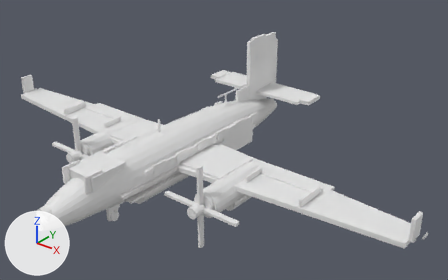
One commit to the glTF model game/Airside/Assets/Airside/Art/Models/Aircraft/mdl_regional_turboprop_01_authored_v01.gltf: the scene before it, then after it.
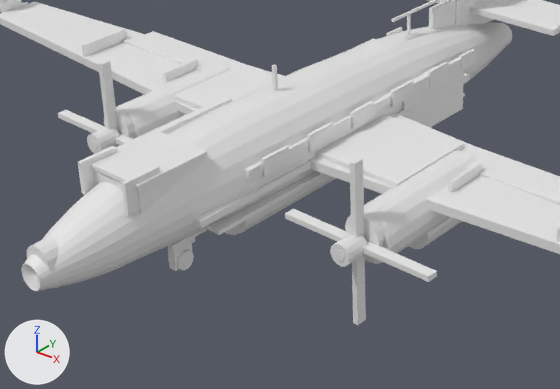
Each version is shown whole from a camera (50 mm lens) standing at (11.38, -12.51, 9.38) and looking at (1.12, 0.32, 1.43), then close up on the part from 5% to 67% of the width and 31% to 100% of the height. The lights are fixed; the arrows at lower left show +X, +Y and +Z. The older version's two pictures come first. Vertices at exactly the same position are counted once.

The scene before the commit, as lines of its bpy script (objects in view):
```python
me_engine_left = bpy.data.meshes.new('engine_left')
me_engine_left.from_pydata(...)  # a 16-sided cylinder along y spanning x -2.78..-2.02, y -2.05..0.05, z 0.47..1.23
me_propeller_left = bpy.data.meshes.new('propeller_left')
me_propeller_left.from_pydata(...)  # a box spanning x -2.44..-2.36, y -2.33..-2.17, z -0.35..2.05
me_propeller_left_b = bpy.data.meshes.new('propeller_left_b')
me_propeller_left_b.from_pydata(...)  # a box spanning x -3.6..-1.2, y -2.33..-2.17, z 0.81..0.89
me_propeller_right = bpy.data.meshes.new('propeller_right')
me_propeller_right.from_pydata(...)  # a box spanning x 2.36..2.44, y -2.33..-2.17, z -0.35..2.05
me_propeller_right_b = bpy.data.meshes.new('propeller_right_b')
me_propeller_right_b.from_pydata(...)  # a box spanning x 1.2..3.6, y -2.33..-2.17, z 0.81..0.89
ob_engine_left = bpy.data.objects.new('engine_left', me_engine_left)
ob_engine_left.location = (0.0, 0.0, 0.0)
ob_propeller_left = bpy.data.objects.new('propeller_left', me_propeller_left)
ob_propeller_left.location = (0.0, 0.0, 0.0)
ob_propeller_left_b = bpy.data.objects.new('propeller_left_b', me_propeller_left_b)
ob_propeller_left_b.location = (0.0, 0.0, 0.0)
ob_propeller_right = bpy.data.objects.new('propeller_right', me_propeller_right)
ob_propeller_right.location = (0.0, 0.0, 0.0)
ob_propeller_right_b = bpy.data.objects.new('propeller_right_b', me_propeller_right_b)
ob_propeller_right_b.location = (0.0, 0.0, 0.0)
# also in view: 'fuselage' at (0.0, -0.5, 1.18); 'wing_right' at (4.0, -0.4, 1.05); 'cockpit' at (0.0, -3.55, 1.55); 'cargo_door' at (0.72, 1.5, 1.0); 'tail_fin' at (0.0, 3.7, 2.45)
```
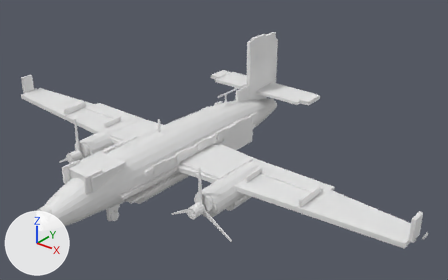
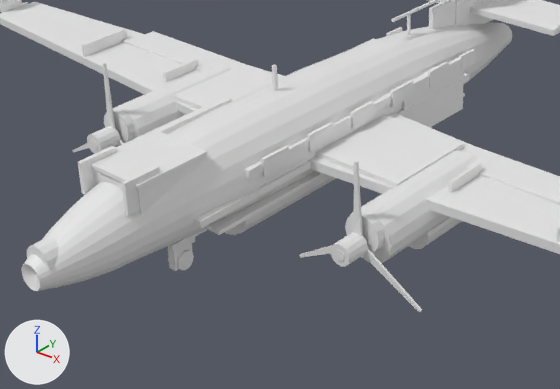
Pixel boxes [x1, y1, x2, y2] of what changed, in the close-ups (560 x 389 px):
'propeller_right_b', reshaped: before [285, 209, 437, 282]; after [299, 245, 332, 258]
'propeller_right', reshaped (41% narrower, 55% shorter): before [350, 157, 366, 325]; after [353, 161, 362, 236]
'propeller_left', reshaped: before [98, 60, 120, 147]; after [103, 63, 115, 129]
'propeller_left_b', reshaped: before [58, 110, 133, 145]; after [73, 143, 89, 153]
'propeller_right_c', added: after [363, 249, 422, 313]
part 2 of me_propeller_left_b, deleted: before [58, 110, 133, 145]
part 3 of me_propeller_left_b, added: after [73, 143, 89, 153]
part 5 of me_propeller_right_b, deleted: before [285, 209, 437, 282]
part 6 of me_propeller_right_b, added: after [299, 245, 332, 258]

The change, as a list of edits to the scene's bpy script:
```text
Change me_propeller_left:
    used by ob_propeller_left; location = (0.0, 0.0, 0.0)
    remove me_propeller_left.from_pydata(...)  # 8 vertices, 12 faces; spans x -2.44..-2.36, y -2.33..-2.17, z -0.35..2.05
    add me_propeller_left.from_pydata(...)  # 8 vertices, 12 faces; spans x -2.46..-2.34, y -2.27..-2.23, z 0.95..2.03
    me_propeller_left part 1: the whole mesh is rebuilt
Change me_propeller_left_b:
    used by ob_propeller_left_b; location = (0.0, 0.0, 0.0)
    remove me_propeller_left_b.from_pydata(...)  # 8 vertices, 12 faces; spans x -3.6..-1.2, y -2.33..-2.17, z 0.81..0.89
    add me_propeller_left_b.from_pydata(...)  # 8 vertices, 12 faces; spans x -3.43..-2.45, y -2.27..-2.23, z 0.24..0.86
    me_propeller_left_b part 2: 8 vertices removed from x -3.6..-1.2, y -2.33..-2.17, z 0.81..0.89
    me_propeller_left_b part 3: 8 vertices added at x -3.43..-2.45, y -2.27..-2.23, z 0.24..0.86
Change me_propeller_right:
    used by ob_propeller_right; location = (0.0, 0.0, 0.0)
    remove me_propeller_right.from_pydata(...)  # 8 vertices, 12 faces; spans x 2.36..2.44, y -2.33..-2.17, z -0.35..2.05
    add me_propeller_right.from_pydata(...)  # 8 vertices, 12 faces; spans x 2.34..2.46, y -2.27..-2.23, z 0.95..2.03
    me_propeller_right part 4: the whole mesh is rebuilt
Change me_propeller_right_b:
    used by ob_propeller_right_b; location = (0.0, 0.0, 0.0)
    remove me_propeller_right_b.from_pydata(...)  # 8 vertices, 12 faces; spans x 1.2..3.6, y -2.33..-2.17, z 0.81..0.89
    add me_propeller_right_b.from_pydata(...)  # 8 vertices, 12 faces; spans x 1.37..2.35, y -2.27..-2.23, z 0.24..0.86
    me_propeller_right_b part 5: 8 vertices removed from x 1.2..3.6, y -2.33..-2.17, z 0.81..0.89
    me_propeller_right_b part 6: 8 vertices added at x 1.37..2.35, y -2.27..-2.23, z 0.24..0.86
Add me_propeller_right_c:
    me_propeller_right_c.from_pydata([(2.519, -2.233, 0.856), (2.454, -2.233, 0.744), (3.412, -2.233, 0.243), (3.432, -2.233, 0.277), (2.519, -2.267, 0.856), (3.432, -2.267, 0.277), (3.412, -2.267, 0.243), (2.454, -2.267, 0.744)], [], [(0, 1, 2), (0, 2, 3), (4, 5, 6), (4, 6, 7), (0, 4, 7), (0, 7, 1), (3, 2, 6), (3, 6, 5), (1, 7, 6), (1, 6, 2), (0, 3, 5), (0, 5, 4)])
Add ob_propeller_right_c:
    ob_propeller_right_c = bpy.data.objects.new('propeller_right_c', me_propeller_right_c)
    ob_propeller_right_c.location = (0.0, 0.0, 0.0)
```
